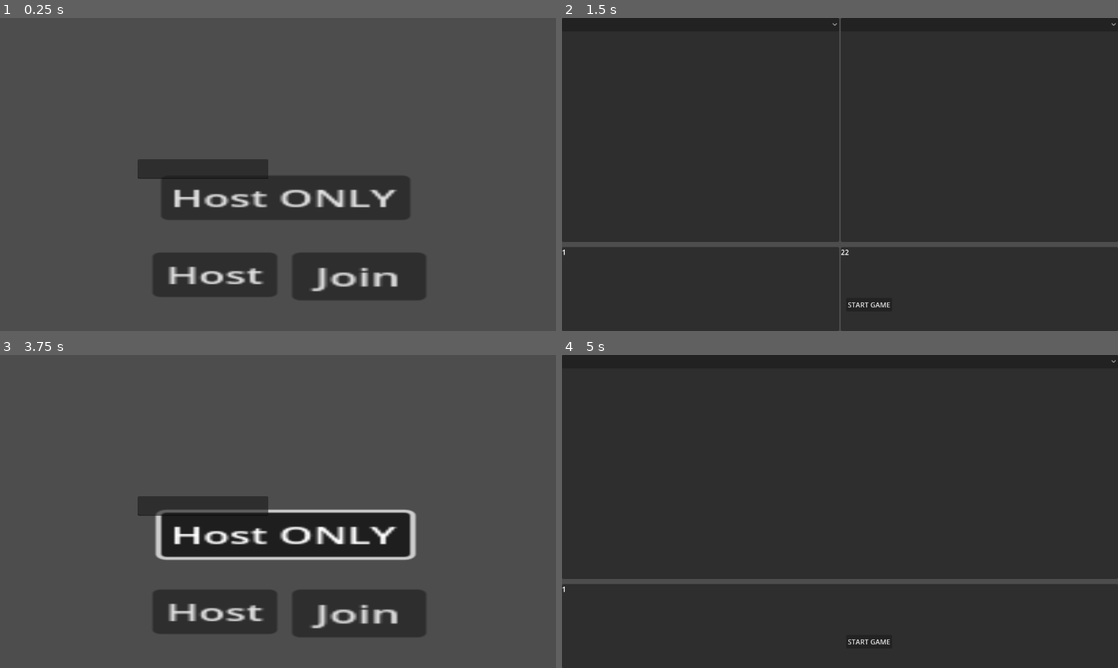
Above: before the commit, frames 1-4 (two rows, left to right).
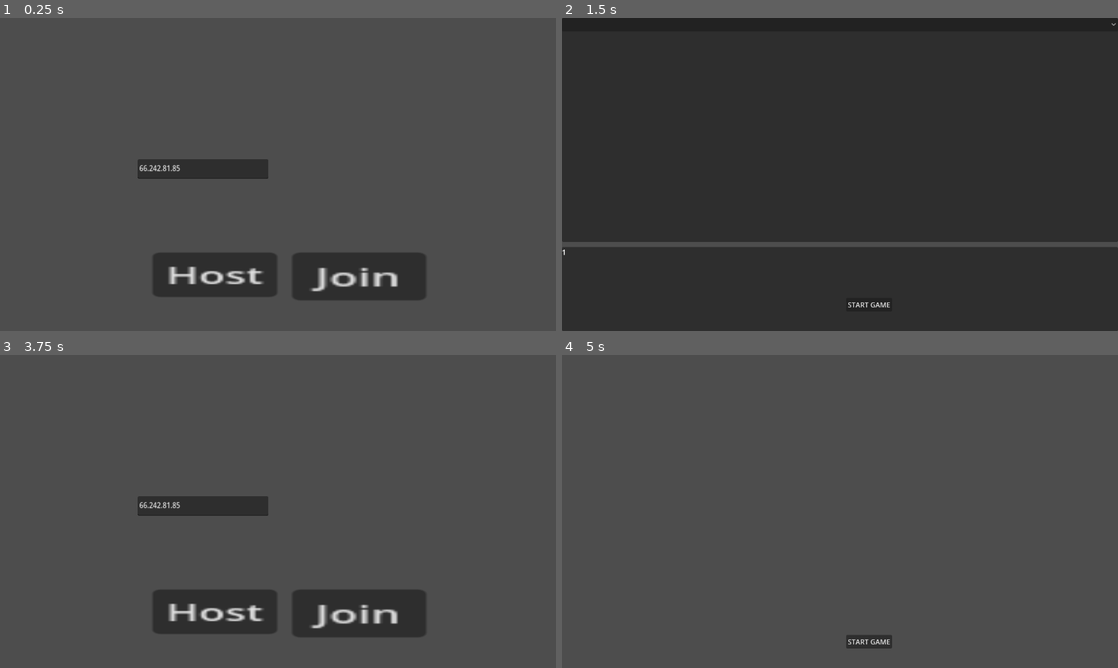
Above: after the commit, the same moments.

Repository: furiousknight25/partygame
Game: Godot game, scene res://Levels/Director.tscn
Two runs of this game, one before a commit and one after it. Both use one fixed random seed, a clock stepped at 60 frames per second and the inputs below. The engine's default icon, where the game draws it, is replaced by a stand-in: a white triangle on a blue panel in a dark square.
Inputs (mouse positions are in pixels of both pictures, inside the frame that each line leads up to):
- Up to frame 1 (0.25 s): no input
- Up to frame 2 (1.5 s): click (845, 196) at 0.5 s, where only the run before the commit has a clickable "Host ONLY"; click "Host" at 1.25 s
- Up to frame 3 (3.75 s): click "START GAME" at 2 s; tap Enter at 2.75 s; move the mouse to (400, 495) at 2.77 s; press the mouse at (400, 495) at 2.78 s; hold D (right) from 2.78 s (still down); tap W (up) at 3.02, 3.32 s; right-click (400, 495) at 3.05 s; tap R (restart) at 3.5 s; move the mouse to (166, 527) at 3.52 s; release the mouse at (166, 527) at 3.53 s; right-click (166, 527) at 3.6 s; click (166, 527) at 3.67 s
- Up to frame 4 (5 s): tap W (up) at 3.77, 4.07 s; tap Z (z) at 3.8 s; release D (right) at 4.25 s; click "Join" at 4.25 s

The runs differ from the first frame. In frame 1, 5.7% of the frame differs, in the area x 25-74%, y 46-65%; in frame 2, 0.3%; in frame 3, 7.0%; in frame 4, 98%, in the area x 0-100%, y 0-100%.
Error before the commit: Assertion failed: UPNP Discover Failed! Error 24 (res://MultiplayerJargon/MultplayerTest.gd:76)
Error after the commit: Invalid assignment of property or key 'name' with value of type 'String' on a base object of type 'Nil'. (res://Levels/level.gd:36)

Commit message:
multiplayer with everyone

Diff:
--- a/Levels/Director.tscn
+++ b/Levels/Director.tscn
@@ -20,20 +20,15 @@
 
 [node name="Menu" parent="Multplayer/ui" instance=ExtResource("5_pu61s")]
 
-[node name="Control" parent="Multplayer/ui/Menu/Main" index="0"]
-offset_left = 317.0
-offset_top = 325.0
-offset_right = 317.0
-offset_bottom = 325.0
-
 [node name="TextEdit" type="TextEdit" parent="Multplayer/ui/Menu/Main/Control" index="2"]
 layout_mode = 0
 offset_right = 306.0
 offset_bottom = 40.0
+text = "66.242.81.85"
+placeholder_text = "66.242.81.85"
 
 [node name="Level" type="Node2D" parent="Multplayer"]
 
-[connection signal="pressed" from="Multplayer/ui/Menu/Main/Control/Host2" to="Multplayer" method="_on_host_2_pressed"]
 [connection signal="pressed" from="Multplayer/ui/Menu/Main/Control/Join" to="Multplayer/ui/Menu" method="set_character" binds= ["join"]]
 
 [editable path="Multplayer/ui/Menu"]
--- a/Levels/level_test.tscn
+++ b/Levels/level_test.tscn
@@ -1,10 +1,11 @@
-[gd_scene load_steps=7 format=3 uid="uid://h7ejc17c4yq6"]
+[gd_scene load_steps=8 format=3 uid="uid://h7ejc17c4yq6"]
 
 [ext_resource type="Script" path="res://Levels/level.gd" id="1_5o0k3"]
 [ext_resource type="Texture2D" uid="uid://bnawcjyuuebtn" path="res://Randomjunk/godot.svg" id="1_r1txc"]
 [ext_resource type="PackedScene" uid="uid://dh8ehuq4bkge3" path="res://Players/Aria/Aria.tscn" id="2_xvac1"]
 [ext_resource type="PackedScene" uid="uid://bxylv50enx4tb" path="res://Players/Jesse/playerjesse.tscn" id="3_uehue"]
 [ext_resource type="PackedScene" uid="uid://r7acn5diagc6" path="res://Players/Chris/coche.tscn" id="5_n2tpp"]
+[ext_resource type="PackedScene" uid="uid://canqomfe3wsj0" path="res://Players/Travis/trabis.tscn" id="6_a2qrr"]
 
 [sub_resource type="RectangleShape2D" id="RectangleShape2D_5v7ue"]
 size = Vector2(636, 27)
@@ -13,7 +14,7 @@
 script = ExtResource("1_5o0k3")
 aria_scene = ExtResource("2_xvac1")
 jesse_scene = ExtResource("3_uehue")
-travis_scene = ExtResource("5_n2tpp")
+travis_scene = ExtResource("6_a2qrr")
 chris_scene = ExtResource("5_n2tpp")
 
 [node name="SpawnPoints" type="Node2D" parent="."]
--- a/MultiplayerJargon/MultplayerTest.gd
+++ b/MultiplayerJargon/MultplayerTest.gd
@@ -11,7 +11,7 @@
 
 func _ready():
 	multiplayer.connected_to_server.connect(on_connected_to_server)
-	upnp_setup()
+	#upnp_setup()
 
 #192.168.1.24
 #192.168.74.193 hotspot
@@ -24,12 +24,13 @@
 	_add_player(multiplayer.get_unique_id())
 	send_player_info('host', multiplayer.get_unique_id())
 
-#just added some text
 func _on_join_pressed():
+	print('attempted')
 	var text_type = $ui/Menu/Main/Control/TextEdit
 	var peer = ENetMultiplayerPeer.new()
 	ip = text_type.text
-	peer.create_client("66.242.81.85", PORT) #may have to switch to ip of the host
+	ip = 'localhost'
+	peer.create_client(ip, PORT) #may have to switch to ip of the host
 	multiplayer.multiplayer_peer = peer
 
 func _add_player(id = 1): #starts lobby code
@@ -84,13 +85,3 @@
 		"UPNP Port Mapping Failed! Error %s" % map_result)
 
 	print("Success! Join Address: %s" % upnp.query_external_address())
-
-
-func _on_host_2_pressed():
-	var peer = ENetMultiplayerPeer.new()
-	peer.create_server(PORT)
-	multiplayer.multiplayer_peer = peer
-
-	multiplayer.peer_connected.connect(_add_player) #right track
-	_add_player(multiplayer.get_unique_id())
-	send_player_info('host', multiplayer.get_unique_id())
--- a/Players/Jesse/playerjesse.gd
+++ b/Players/Jesse/playerjesse.gd
@@ -5,6 +5,8 @@
 @onready var kick_timer = $KickTimer
 @onready var mouse_area = $MouseArea
 @onready var TeleportCooldown = $TeleportCooldown
+@onready var text = $HealthText
+
 var gravity = 10
 var strength = 15
 var states = ['hold', 'thrown']
@@ -26,6 +28,7 @@
 func _process(delta):
 	#print(kick_timer.time_left)
 	if not is_multiplayer_authority(): return
+	text.text =  var_to_str(int(move_toward(str_to_var(text.text), health, 150 * delta)))
 	var mouse_position = get_global_mouse_position()
 	$state.text = current_state
 	match current_state:
@@ -148,4 +151,5 @@
 
 	health -= damage_percent
 	if health <= 0:
-		queue_free()
+		print('dead')
+		#queue_free()
--- a/Players/Jesse/playerjesse.tscn
+++ b/Players/Jesse/playerjesse.tscn
@@ -24,6 +24,9 @@
 properties/4/path = NodePath("Sprite2D:rotation")
 properties/4/spawn = true
 properties/4/replication_mode = 1
+properties/5/path = NodePath("HealthText:text")
+properties/5/spawn = true
+properties/5/replication_mode = 1
 
 [node name="playerjes" type="CharacterBody2D"]
 collision_mask = 11
@@ -59,6 +62,18 @@
 scale = Vector2(0.914467, 0.914467)
 text = "Accel: "
 
+[node name="HealthText" type="RichTextLabel" parent="."]
+modulate = Color(1, 0.733333, 0.94902, 1)
+texture_filter = 3
+offset_left = -15.0
+offset_top = -37.0
+offset_right = 14.0
+offset_bottom = -14.0
+pivot_offset = Vector2(15, 12)
+bbcode_enabled = true
+text = "100"
+scroll_active = false
+
 [node name="MouseArea" type="Area2D" parent="."]
 top_level = true
 collision_mask = 9
--- /dev/null
+++ b/Players/Travis/trabis.gd
@@ -0,0 +1,56 @@
+extends CharacterBody2D
+
+@onready var magnet_stuff = $Magnet/CPUParticles2D
+@onready var magnet = $Magnet
+@onready var text = $HealthText
+const SPEED = 300.0
+const JUMP_VELOCITY = -400.0
+const JUMP_HORIZONTAL = 600
+var gravity = 980
+
+var health = 100
+
+func _enter_tree(): #multiplayer stuff
+	set_multiplayer_authority(name.to_int())
+
+func _physics_process(delta):
+	if not is_multiplayer_authority(): return
+	text.text =  var_to_str(int(move_toward(str_to_var(text.text), health, 150 * delta)))
+
+	if not is_on_floor():
+		velocity.y += gravity * delta
+
+
+	# Jump Func
+	if Input.is_action_just_pressed("up") and is_on_floor():
+		velocity += Vector2(JUMP_HORIZONTAL,JUMP_VELOCITY)
+
+
+	#left and right movement
+	var direction = Input.get_axis("left", "right")
+	if direction:
+		velocity.x = lerp(velocity.x, direction * SPEED, .3)
+	else:
+		velocity.x = move_toward(velocity.x, 0, SPEED)
+
+
+	#character flip
+	if get_global_mouse_position().x >= position.x:
+		pass
+	$Magnet.rotation = atan2(get_global_mouse_position().y - global_position.y, get_global_mouse_position().x - global_position.x)
+	move_and_slide()
+
+	#Particles
+	if Input.is_action_pressed('RightM') or Input.is_action_pressed("LeftM"):
+		magnet_stuff.emitting = true
+
+		for i in magnet.get_overlapping_bodies():
+			if i != self and i.has_method('hurt'):
+				i.hurt.rpc(Vector2(cos(magnet.rotation), sin(magnet.rotation)) * 100 * Input.get_axis("LeftM", 'RightM') + Vector2(0,-1), 1)
+	else: magnet_stuff.emitting = false
+
+
+@rpc("any_peer")
+func hurt(direction, damage_percent):
+	velocity += direction
+	health -= damage_percent
--- /dev/null
+++ b/Players/Travis/trabis.tscn
@@ -0,0 +1,103 @@
+[gd_scene load_steps=8 format=3 uid="uid://canqomfe3wsj0"]
+
+[ext_resource type="Script" path="res://Players/Travis/trabis.gd" id="1_0a8f0"]
+[ext_resource type="Texture2D" uid="uid://2238kevtrmp6" path="res://Players/Travis/pixil-frame-0 (1).png" id="2_syvtv"]
+[ext_resource type="Texture2D" uid="uid://iv8akcip6y3g" path="res://Players/Travis/shape_star_20.png" id="3_uw8kn"]
+
+[sub_resource type="RectangleShape2D" id="RectangleShape2D_3ud6a"]
+
+[sub_resource type="RectangleShape2D" id="RectangleShape2D_gwimv"]
+size = Vector2(11, 4)
+
+[sub_resource type="RectangleShape2D" id="RectangleShape2D_q50yx"]
+custom_solver_bias = 0.299
+size = Vector2(128, 47)
+
+[sub_resource type="SceneReplicationConfig" id="SceneReplicationConfig_f7yqv"]
+properties/0/path = NodePath(".:position")
+properties/0/spawn = true
+properties/0/replication_mode = 1
+properties/1/path = NodePath(".:rotation")
+properties/1/spawn = true
+properties/1/replication_mode = 1
+properties/2/path = NodePath("Magnet:rotation")
+properties/2/spawn = true
+properties/2/replication_mode = 1
+properties/3/path = NodePath("Magnet/CPUParticles2D:emitting")
+properties/3/spawn = true
+properties/3/replication_mode = 1
+properties/4/path = NodePath("HealthText:text")
+properties/4/spawn = true
+properties/4/replication_mode = 1
+
+[node name="Character" type="CharacterBody2D"]
+collision_mask = 3
+script = ExtResource("1_0a8f0")
+
+[node name="Character hitbox" type="CollisionShape2D" parent="."]
+shape = SubResource("RectangleShape2D_3ud6a")
+
+[node name="Magnet" type="Area2D" parent="."]
+
+[node name="Magnet Body" type="CollisionShape2D" parent="Magnet"]
+position = Vector2(8.5, -1)
+shape = SubResource("RectangleShape2D_gwimv")
+
+[node name="Magnet Sprite" type="Sprite2D" parent="Magnet/Magnet Body"]
+texture_filter = 1
+position = Vector2(2.5, 0.5)
+texture = ExtResource("2_syvtv")
+
+[node name="CPUParticles2D" type="CPUParticles2D" parent="Magnet"]
+texture_filter = 1
+position = Vector2(13, 0)
+emitting = false
+amount = 100
+lifetime = 0.2
+speed_scale = 0.65
+explosiveness = 1.0
+randomness = 1.0
+lifetime_randomness = 1.0
+fixed_fps = 144
+texture = ExtResource("3_uw8kn")
+direction = Vector2(1.535, 0)
+initial_velocity_min = 619.91
+initial_velocity_max = 751.23
+angular_velocity_min = -142.23
+angular_velocity_max = 585.04
+linear_accel_min = -466.65
+linear_accel_max = 29.29
+radial_accel_min = -7.07
+radial_accel_max = -7.07
+tangential_accel_min = -26.0
+tangential_accel_max = -26.0
+angle_min = 58.2
+angle_max = 58.2
+scale_amount_min = 0.01
+scale_amount_max = 0.01
+split_scale = true
+scale_curve_x = null
+scale_curve_y = null
+color = Color(0.776471, 0.792157, 0.784314, 1)
+hue_variation_min = -0.01
+hue_variation_max = 1.0
+
+[node name="CollisionShape2D" type="CollisionShape2D" parent="Magnet"]
+position = Vector2(65, -1)
+shape = SubResource("RectangleShape2D_q50yx")
+one_way_collision_margin = 0.0
+
+[node name="HealthText" type="RichTextLabel" parent="."]
+modulate = Color(1, 0.733333, 0.94902, 1)
+texture_filter = 3
+offset_left = -15.0
+offset_top = -37.0
+offset_right = 14.0
+offset_bottom = -14.0
+pivot_offset = Vector2(15, 12)
+bbcode_enabled = true
+text = "100"
+scroll_active = false
+
+[node name="MultiplayerSynchronizer" type="MultiplayerSynchronizer" parent="."]
+replication_config = SubResource("SceneReplicationConfig_f7yqv")
--- a/UI/Character_block.tscn
+++ b/UI/Character_block.tscn
@@ -52,6 +52,4 @@
 [node name="MultiplayerSynchronizer" type="MultiplayerSynchronizer" parent="."]
 replication_config = SubResource("SceneReplicationConfig_geurj")
 
-[node name="Node2D" type="Node2D" parent="MultiplayerSynchronizer"]
-
 [connection signal="item_selected" from="PanelContainer/Select/OptionButton" to="." method="_on_option_button_item_selected"]
--- a/UI/menu.tscn
+++ b/UI/menu.tscn
@@ -131,15 +131,6 @@
 scale = Vector2(6.34402, 2.9015)
 text = "Host"
 
-[node name="Host2" type="Button" parent="Main/Control"]
-layout_mode = 0
-offset_left = 54.9676
-offset_top = 32.5848
-offset_right = 146.968
-offset_bottom = 63.5848
-scale = Vector2(6.34402, 2.9015)
-text = "Host ONLY"
-
 [node name="Join" type="Button" parent="Main/Control"]
 layout_mode = 0
 offset_left = 362.379
Binary file added: Players/Travis/pixil-frame-0 (1).png
Not shown, added: Players/Travis/pixil-frame-0 (1).png.import
Binary file added: Players/Travis/shape_star_20.png
Not shown, added: Players/Travis/shape_star_20.png.import
